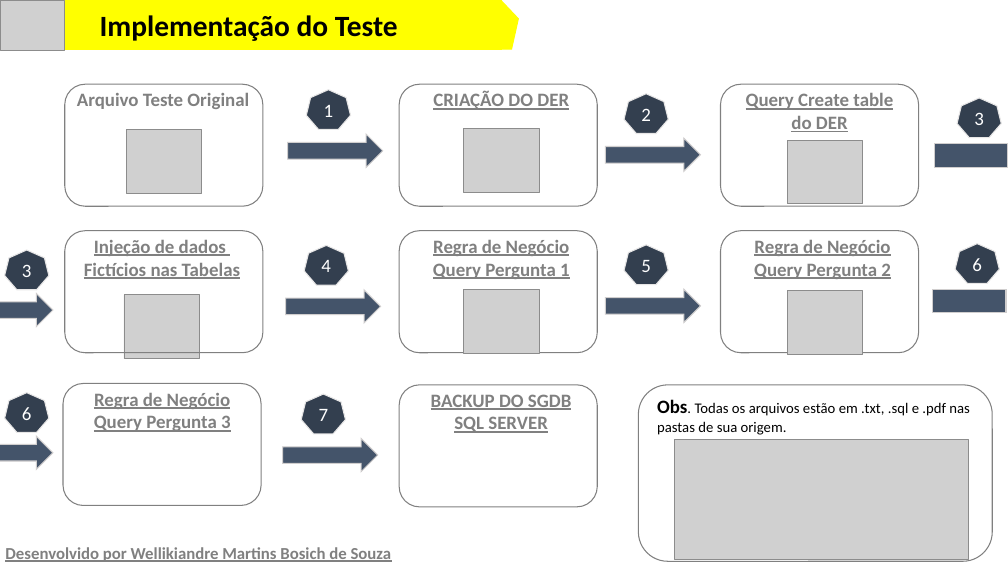
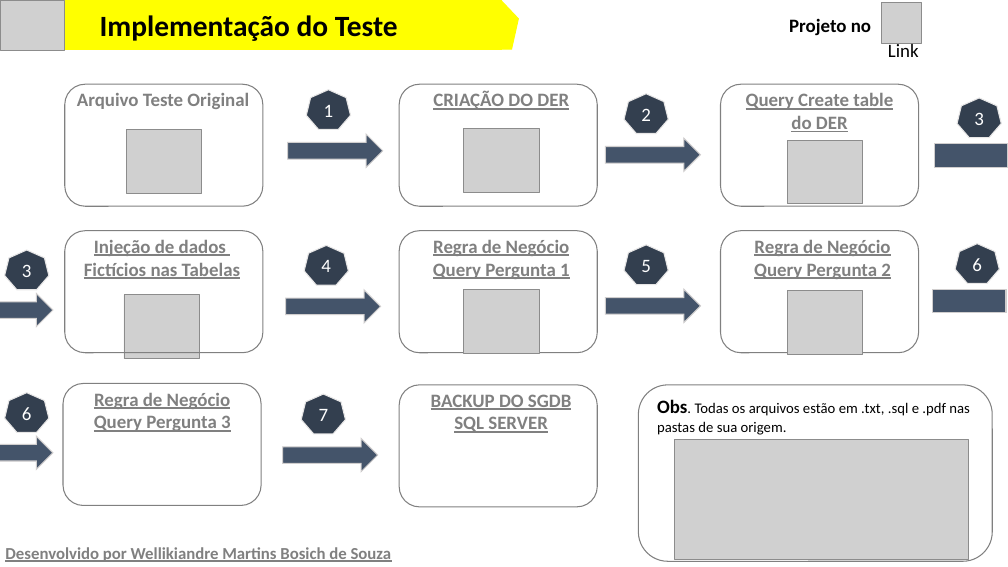
Before and after one commit to Wellikiandre/MercadoLivre_Wellikiandre, a slide deck: slide 2 of Apresentação Wellikiandre Mercado Livre.pptx. Drawn at 1008x567 pixels with LibreOffice and Linux fonts; fonts in the diff are those of the drawing; grey boxes stand for pictures. Boxes give left, top, right and bottom in pixels: in the first picture for what was removed or moved away, otherwise in the second. Text is boxed around its words. In the diff, an @@ line names an element or a change of style, - is before the commit and + after.

```diff
--- a/Apresentação Wellikiandre Mercado Livre.pptx
+++ b/Apresentação Wellikiandre Mercado Livre.pptx
@@ text added at [789,18,871,36], 18 pt, text #000000, bold @@
+Projeto no
@@ picture added at [882,3,922,43] @@
@@ text added at [888,42,919,57], 18 pt, text #000000 @@
+Link
```
Also in this commit, not shown: 1 other file.
